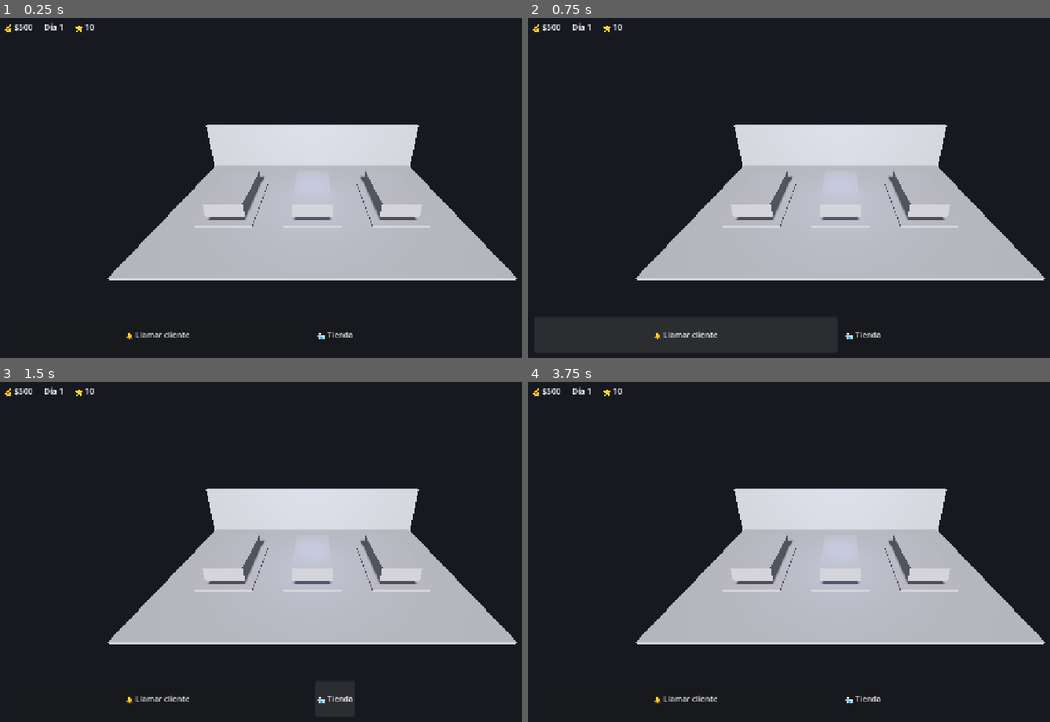
Above: before the commit, frames 1-4 (two rows, left to right).
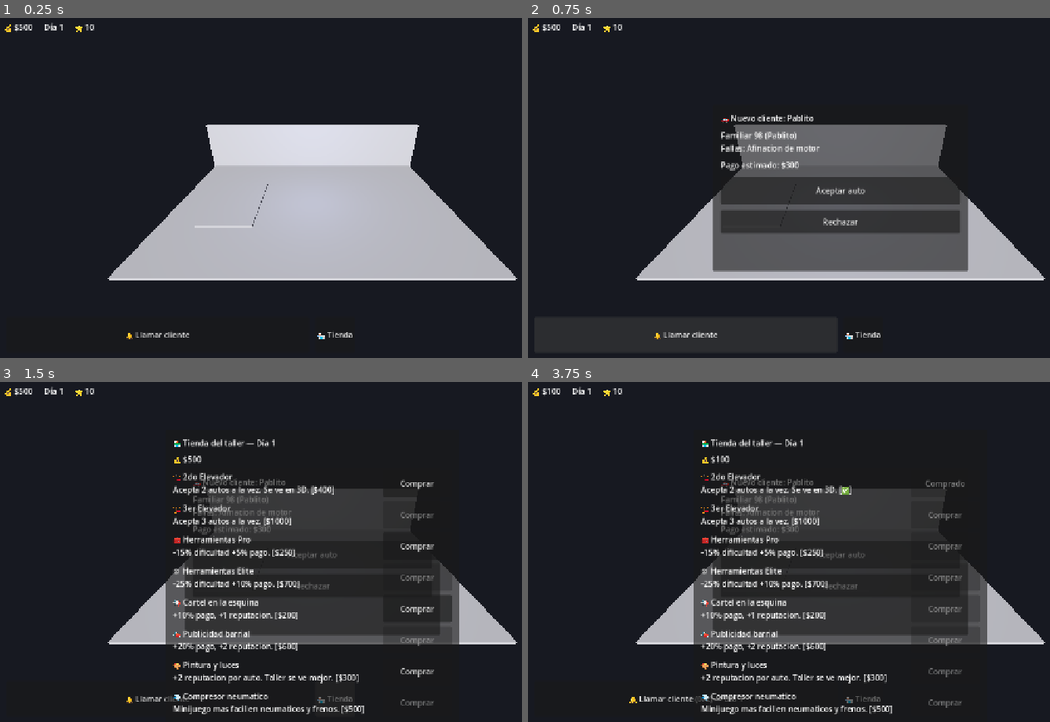
Above: after the commit, the same moments.

Repository: EzeCa2024/Garage-Barrio.
Game: Godot game, scene res://scenes/Main.tscn
Two runs of this game, one before a commit and one after it. Both use one fixed random seed, a clock stepped at 60 frames per second and the inputs below.
Inputs (mouse positions are in pixels of both pictures, inside the frame that each line leads up to):
- Up to frame 1 (0.25 s): no input
- Up to frame 2 (0.75 s): click "🔔 Llamar cliente" at 0.5 s
- Up to frame 3 (1.5 s): click "🏪 Tienda" at 1.25 s
- Up to frame 4 (3.75 s): click (841, 555) at 2 s, where only the run after the commit has a clickable "Aceptar auto"; click (841, 586) at 2.75 s, where only the run after the commit has a clickable "Rechazar"; click (945, 484) at 3.5 s, where only the run after the commit has a clickable "Comprar"

The runs differ from the first frame. In frame 1, 1.2% of the frame differs, in the area x 38-83%, y 45-62%; in frame 2, 20%; in frame 3, 25%; in frame 4, 25%, in the area x 3-88%, y 1-98%.
Error before the commit: Parse Error: Identifier "AudioStreamWav" not declared in the current scope. (res://scripts/sound_manager.gd:27)

Commit message:
fix AudioStreamWAV nombre clase

Diff:
--- a/scripts/sound_manager.gd
+++ b/scripts/sound_manager.gd
@@ -24,8 +24,8 @@
 		var s := sin(TAU * f * t) * 0.6 * (1.0 - float(i) / frames)
 		var v := int(clampf(s, -1.0, 1.0) * 32767)
 		data.encode_s16(i * 2, v)
-	var stream := AudioStreamWav.new()
-	stream.format = AudioStreamWav.FORMAT_16_BITS
+	var stream := AudioStreamWAV.new()
+	stream.format = AudioStreamWAV.FORMAT_16_BITS
 	stream.mix_rate = sample_rate
 	stream.data = data
 	var p: AudioStreamPlayer = _free_player()
